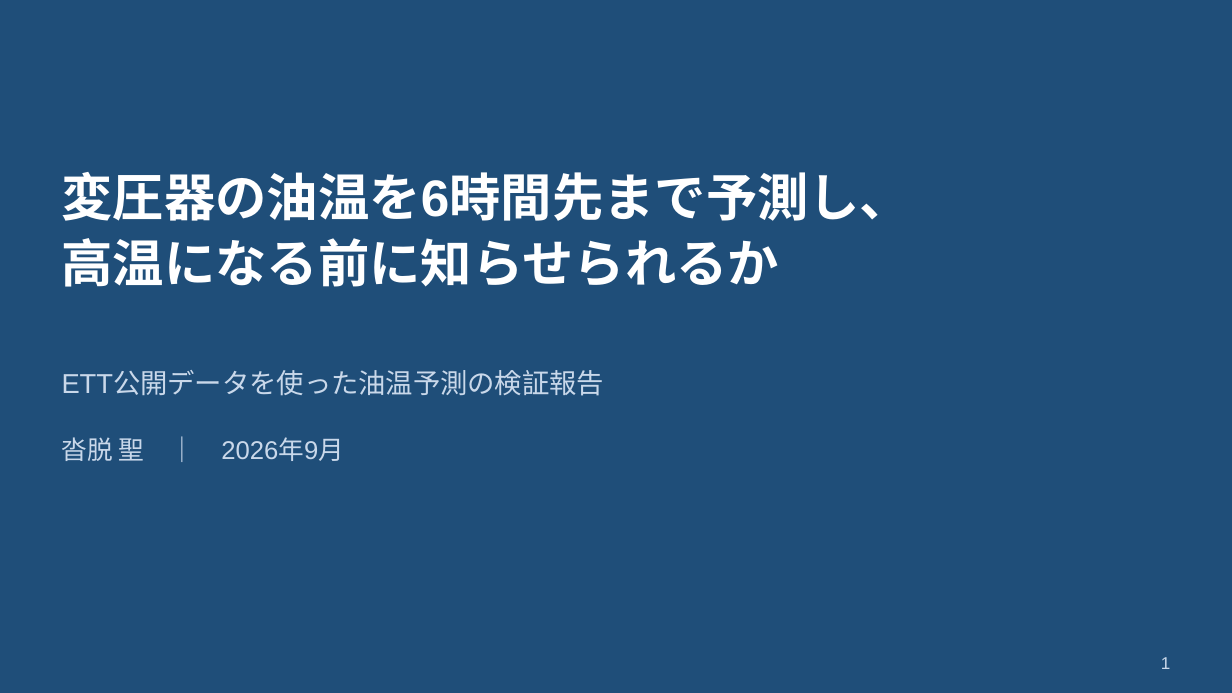
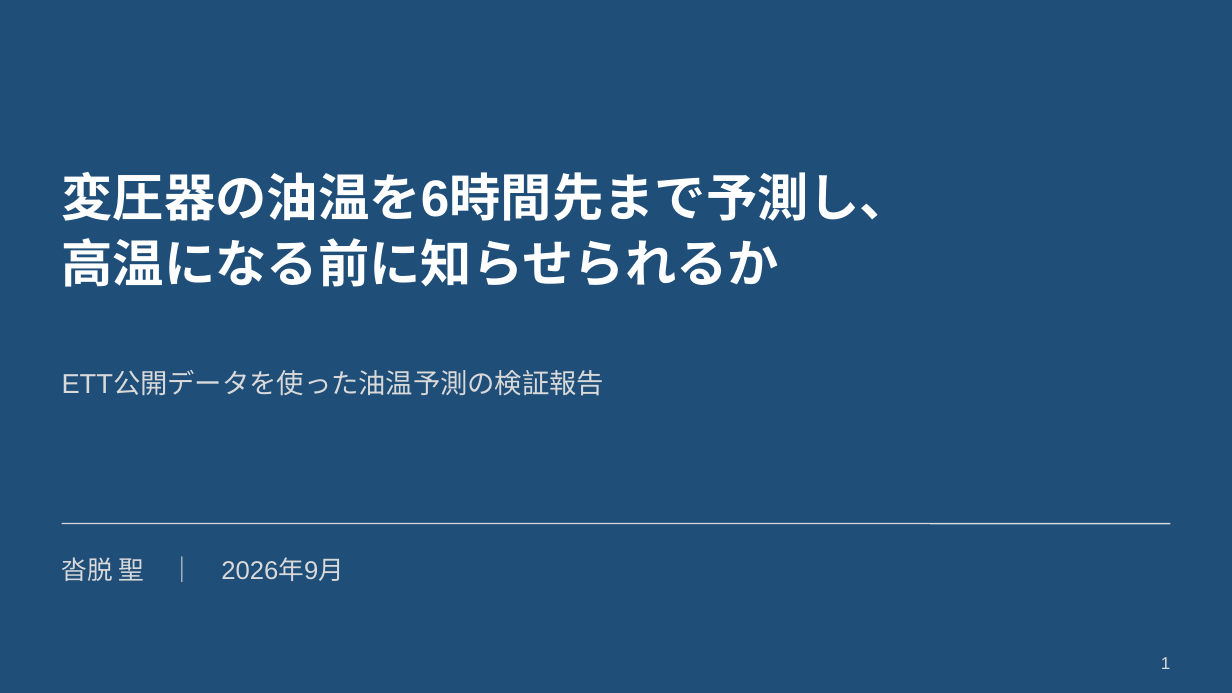
Before and after one commit to HJRKTNG/ett-oil-temperature-poc, a slide deck: slide 1 of reports/slides/ett_oil_temperature_poc.pptx. Drawn at 1232x693 pixels with LibreOffice and Linux fonts; fonts in the diff are those of the drawing. Boxes give left, top, right and bottom in pixels: in the first picture for what was removed or moved away, otherwise in the second. Text is boxed around its words. In the diff, an @@ line names an element or a change of style, - is before the commit and + after.

```diff
--- a/reports/slides/ett_oil_temperature_poc.pptx
+++ b/reports/slides/ett_oil_temperature_poc.pptx
@@ line added from (62, 524) to (1170, 524), #D9D9D9 0.75 pt @@
@@ text colour #C9D8EA to #D9D9D9 in 3 elements at (1161,657,1171,669), (62,372,605,396), (62,557,344,581) @@
@@ text "沓脱 聖 ｜ 2026年9月": place and size @@
-text "沓脱 聖 ｜ 2026年9月" at (62,437,344,461)
+text "沓脱 聖 ｜ 2026年9月" at (62,557,344,581)
```
Also in this commit, not shown: 20 other slides changed, 4 other files.
